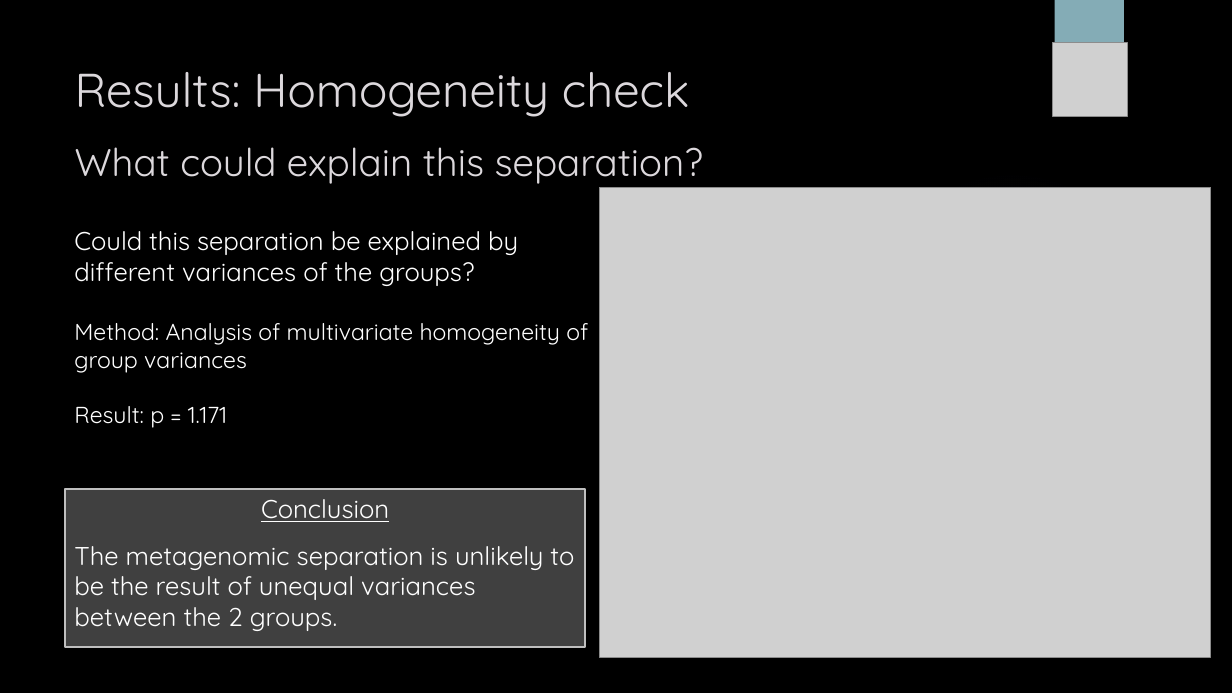
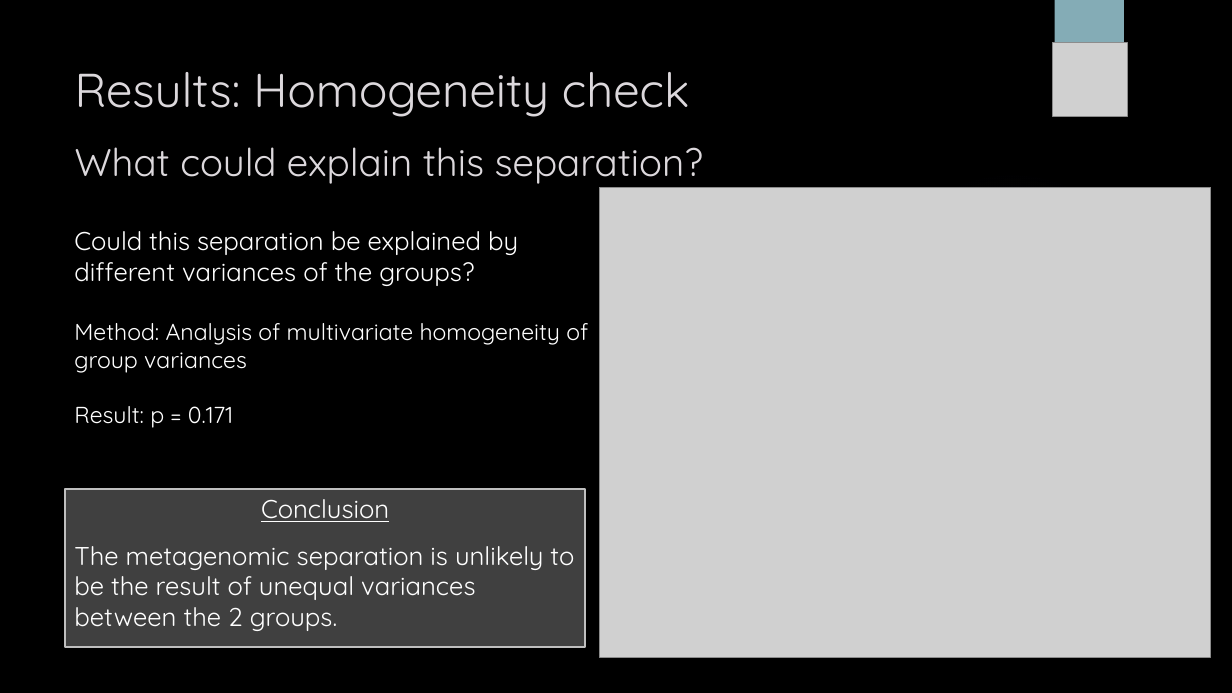
Before and after one commit to sabdeolive/Sabrina_BMS_Bachelor-Internship, a slide deck: slide 9 of Final Presentation.pptx. Drawn at 1232x693 pixels with LibreOffice and Linux fonts; fonts in the diff are those of the drawing; grey boxes stand for pictures; background and template pictures are left out. Boxes give left, top, right and bottom in pixels: in the first picture for what was removed or moved away, otherwise in the second. Text is boxed around its words. In the diff, an @@ line names an element or a change of style, - is before the commit and + after.

```diff
--- a/Final Presentation.pptx
+++ b/Final Presentation.pptx
@@ text at bbox=[74, 406, 233, 428]: text changed @@
-Result: p = 1.171
+Result: p = 0.171
```
Also in this commit, not shown: 2 other slides changed, 1 slide added.
